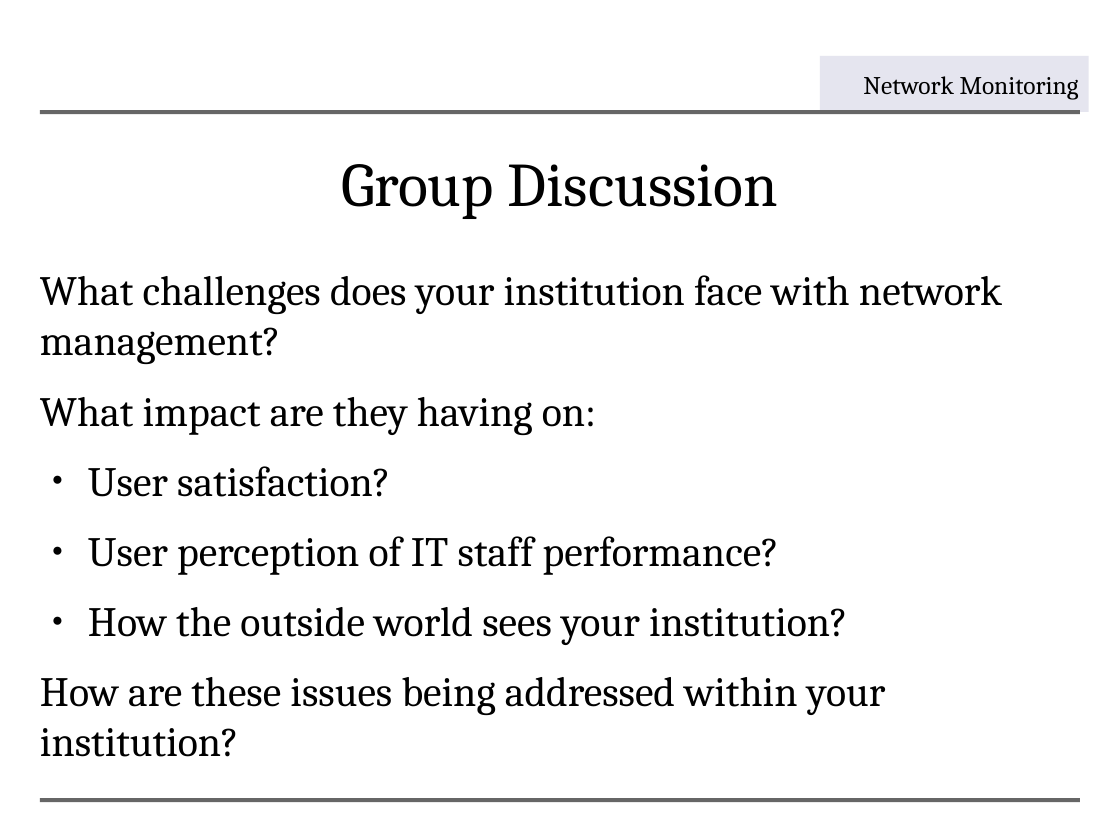
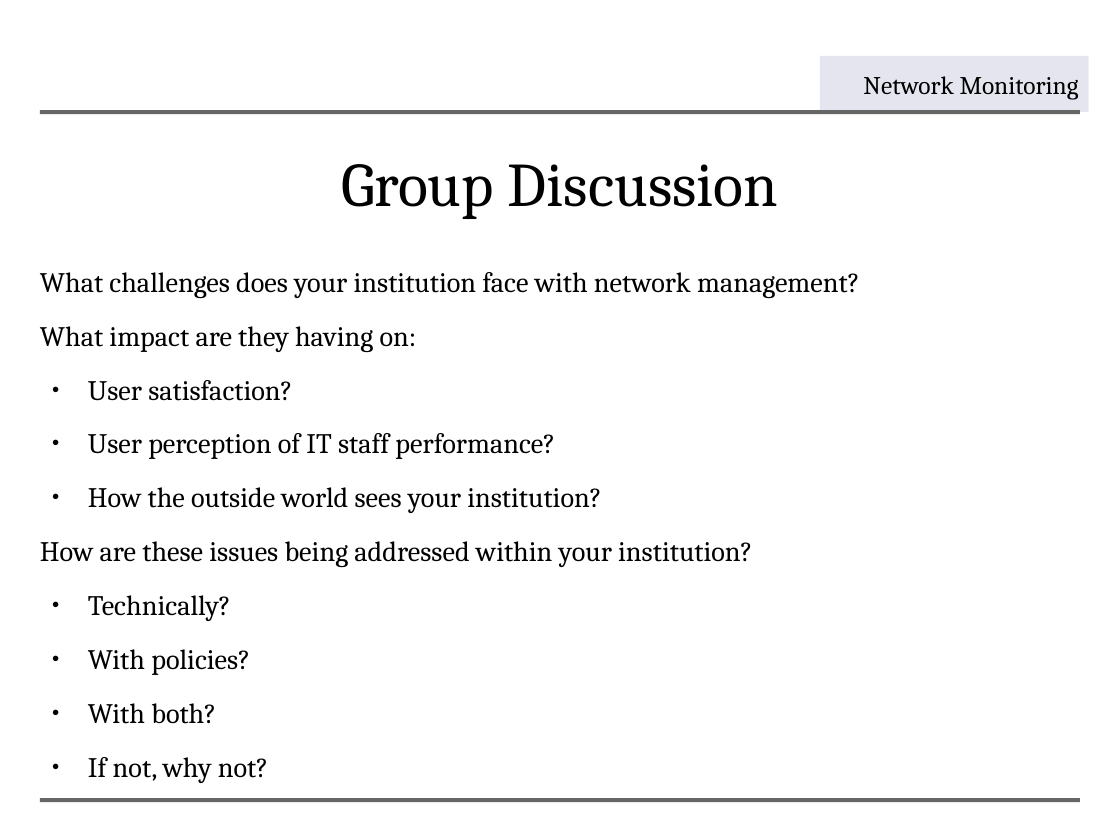
Before and after one commit to aptivate/inaspmaterials, a slide deck: slide 12 of generated/Network_Management/Unit_5_The_Bandwidth_Challenge/Unit_5_Presentation.rst.odp (slide 11 before the commit). Drawn at 1120x840 pixels with LibreOffice and Linux fonts; fonts in the diff are those of the drawing; background and template pictures are left out. Boxes give left, top, right and bottom in pixels: in the first picture for what was removed or moved away, otherwise in the second. Text is boxed around its words. In the diff, an @@ line names an element or a change of style, - is before the commit and + after.

```diff
--- a/generated/Network_Management/Unit_5_The_Bandwidth_Challenge/Unit_5_Presentation.rst.odp
+++ b/generated/Network_Management/Unit_5_The_Bandwidth_Challenge/Unit_5_Presentation.rst.odp
@@ text at (40, 272, 860, 567): size 29.6 to 20 pt in "What challenges does your institution face with ...", "What impact are they having on:", "User satisfaction?", "User perception of IT staff performance?" and 2 more places @@
@@ text at (88, 595, 250, 724): paragraphs added @@
+● Technically?
+● With policies?
+● With both?
+● If not, why not?
```
Also in this commit, not shown: 4 other slides changed, 1 slide added, 12 other files.
